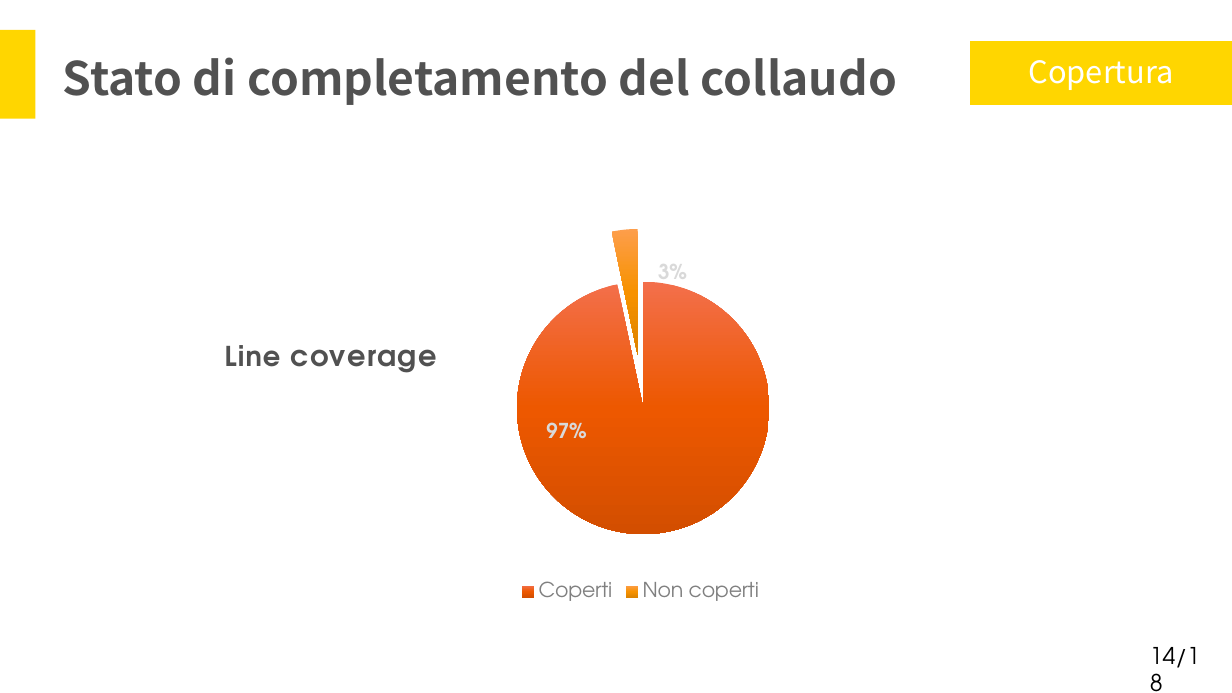
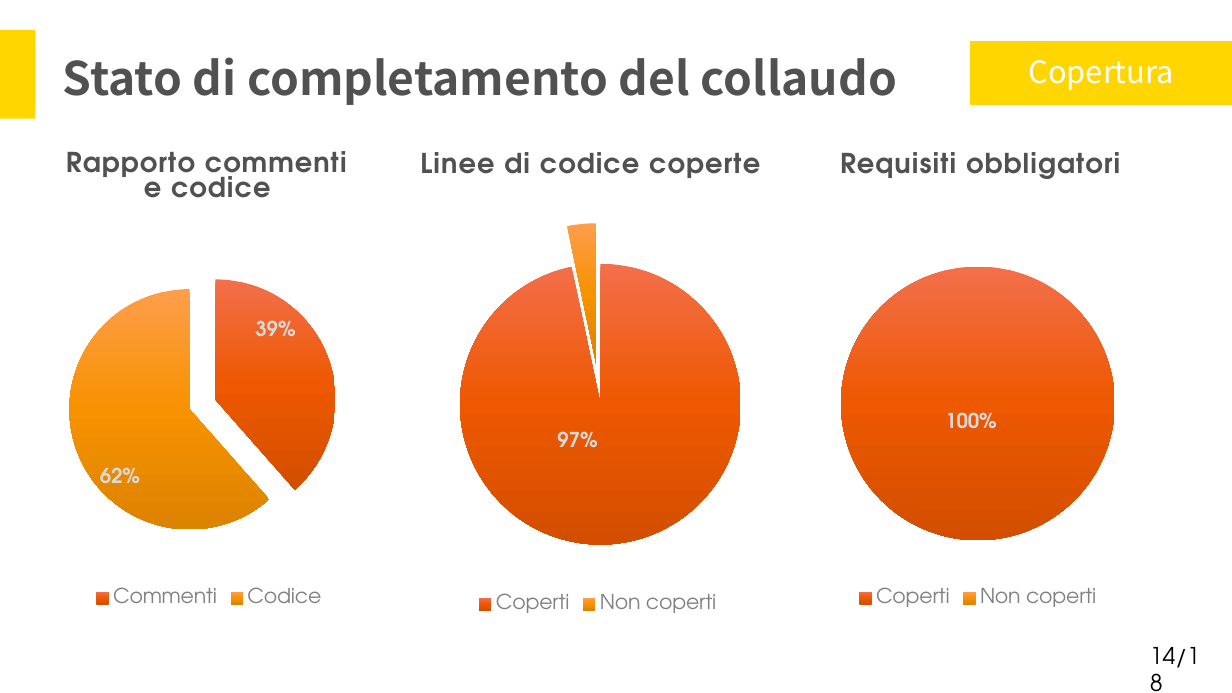
Before and after one commit to Italiaracerx/progettoSWE, a slide deck: slide 14 of Presentazioni/Presentazioni RA/Presentazione RA.pptx. Drawn at 1232x693 pixels with LibreOffice and Linux fonts; fonts in the diff are those of the drawing. Boxes give left, top, right and bottom in pixels: in the first picture for what was removed or moved away, otherwise in the second. Text is boxed around its words. In the diff, an @@ line names an element or a change of style, - is before the commit and + after.

```diff
--- a/Presentazioni/Presentazioni RA/Presentazione RA.pptx
+++ b/Presentazioni/Presentazioni RA/Presentazione RA.pptx
@@ pie chart added at (15,148,403,612) @@
+title "Rapporto commenti e codice "
+categories: Commenti, Codice
+Series 1: 38, 62, -, -
@@ pie chart at (369,148,827,618) @@
@@ title "Line coverage " to "Linee di codice coperte " @@
@@ data labels of Series 1 changed @@
@@ pie chart: place and size @@
-pie chart at (204,141,1077,605)
+pie chart at (369,148,827,618)
@@ pie chart added at (784,148,1172,612) @@
+title "Requisiti obbligatori "
+categories: Coperti, Non coperti
+Series 1: 100, 0, -, -
```
Also in this commit, not shown: 6 other slides changed, 1 slide added, 1 slide removed.
